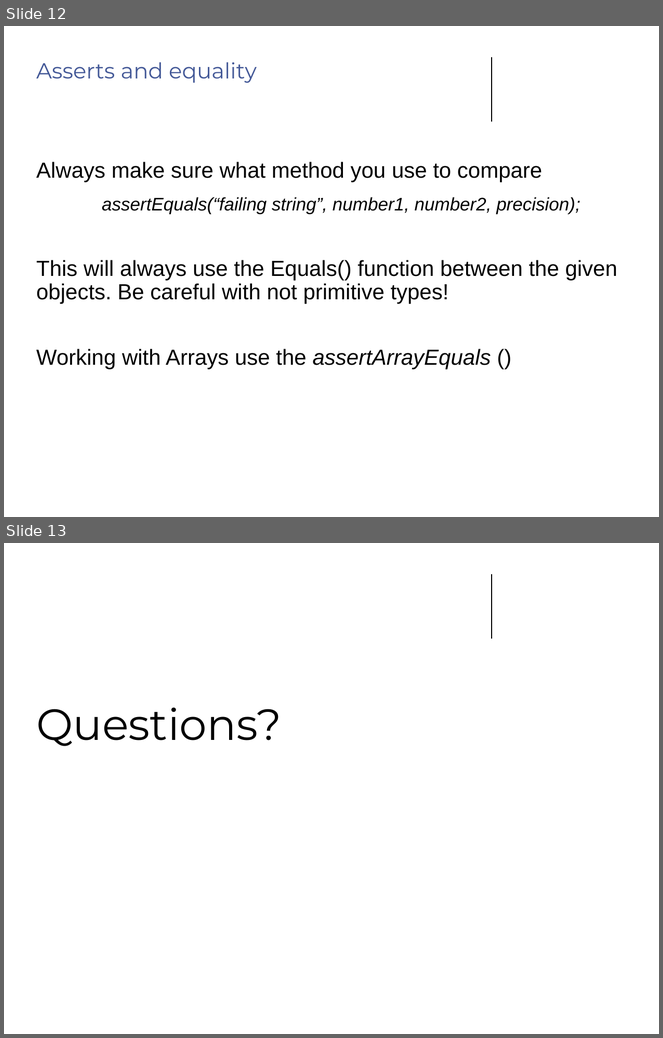
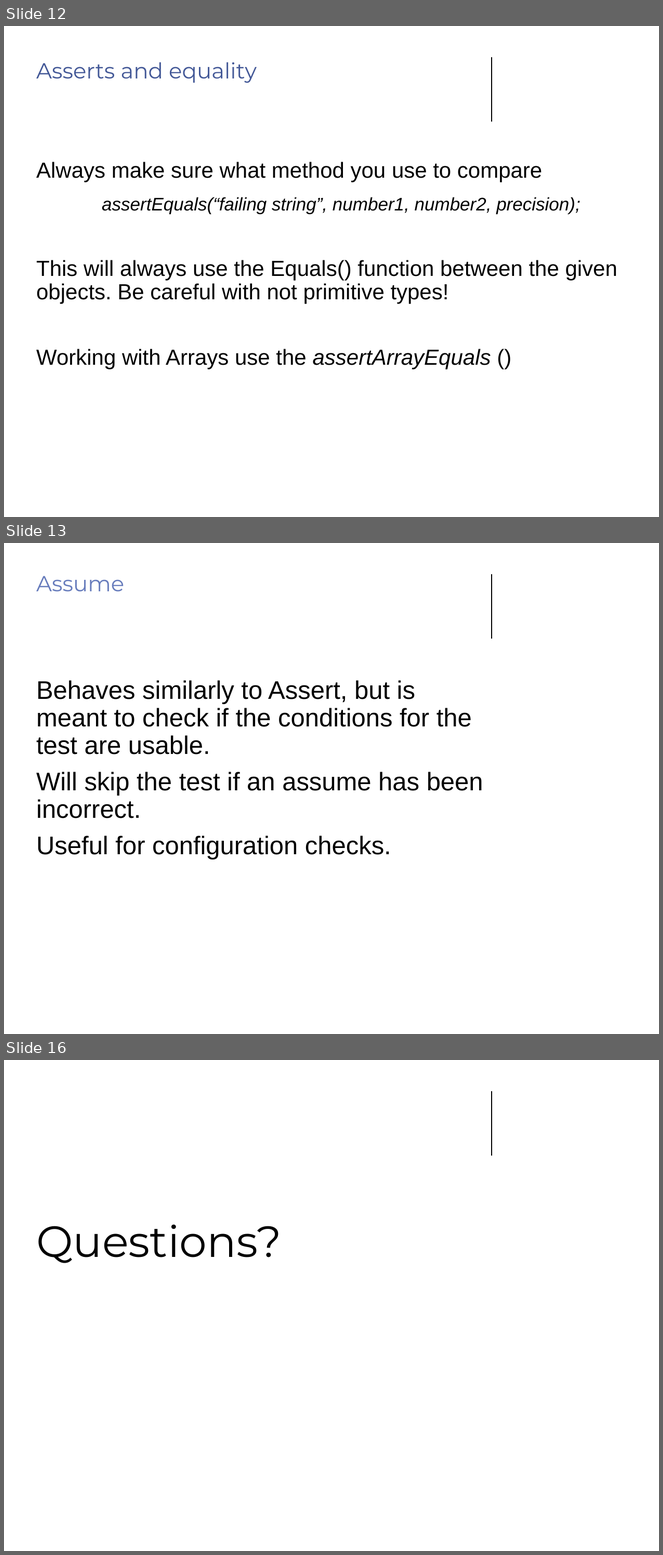
Before and after one commit to agrist/VUJUnitExamples, a slide deck: JUnitU.pptx. Shown one above the other, each under a label of ours: slides 12 and 13 before the commit, slides 12, 13 and 16 after it; the slides between them are not shown. The pictures are 663x1038 and 663x1555 pixels, drawn with LibreOffice and Linux fonts; fonts in the diff are those of the drawing; background and template pictures are left out. Boxes give left, top, right and bottom in pixels: in the first picture for what was removed or moved away, otherwise in the second. Text is boxed around its words. In the diff, an @@ line names an element or a change of style, - is before the commit and + after.

Commit message:
Updated presentation with assumes and some other info, together with items in example test file

```diff
--- a/JUnitU.pptx
+++ b/JUnitU.pptx
@@ slide 13 added at (4, 543, 659, 1034), background picture (left out); not listed: 1 template element that a slide beside it also shows @@
@@ title added at (36, 576, 124, 591), 24 pt, text #677CBC @@
+Assume
@@ text added at (36, 680, 483, 860), 28 pt, text #000000 @@
+Behaves similarly to Assert, but is meant to check if the conditions for the test are usable.
+Will skip the test if an assume has been incorrect.
+Useful for configuration checks.
@@ what was slide 13 is now slide 16 @@
```
Also in this commit, not shown: 2 other slides added, 2 other files.
